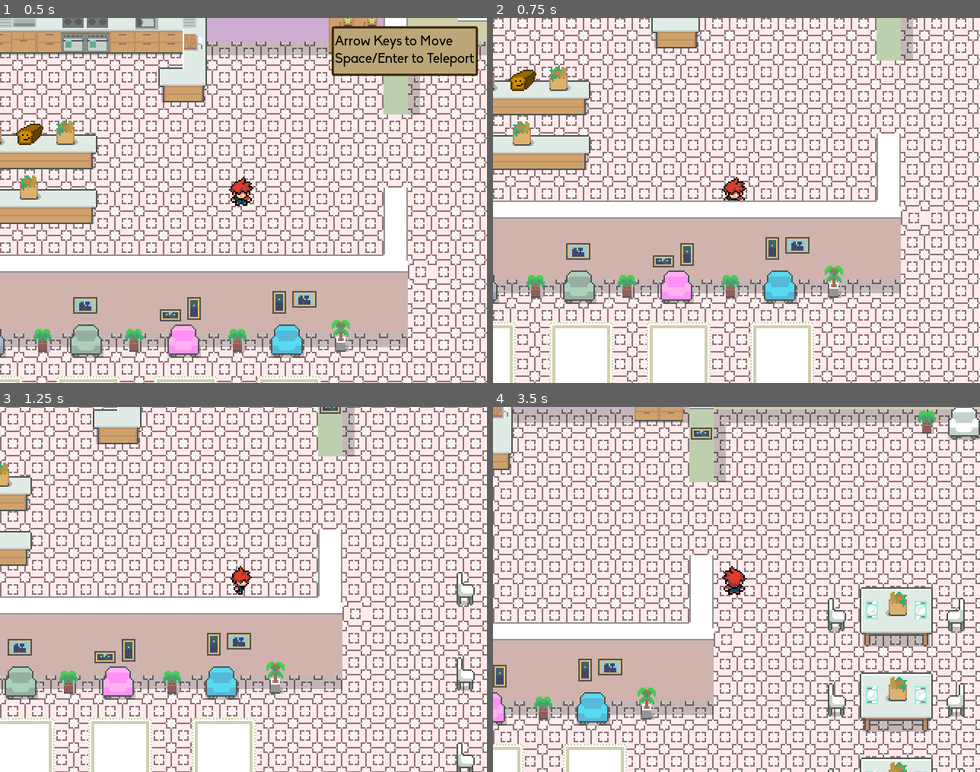
Above: before the commit, frames 1-4 (two rows, left to right).
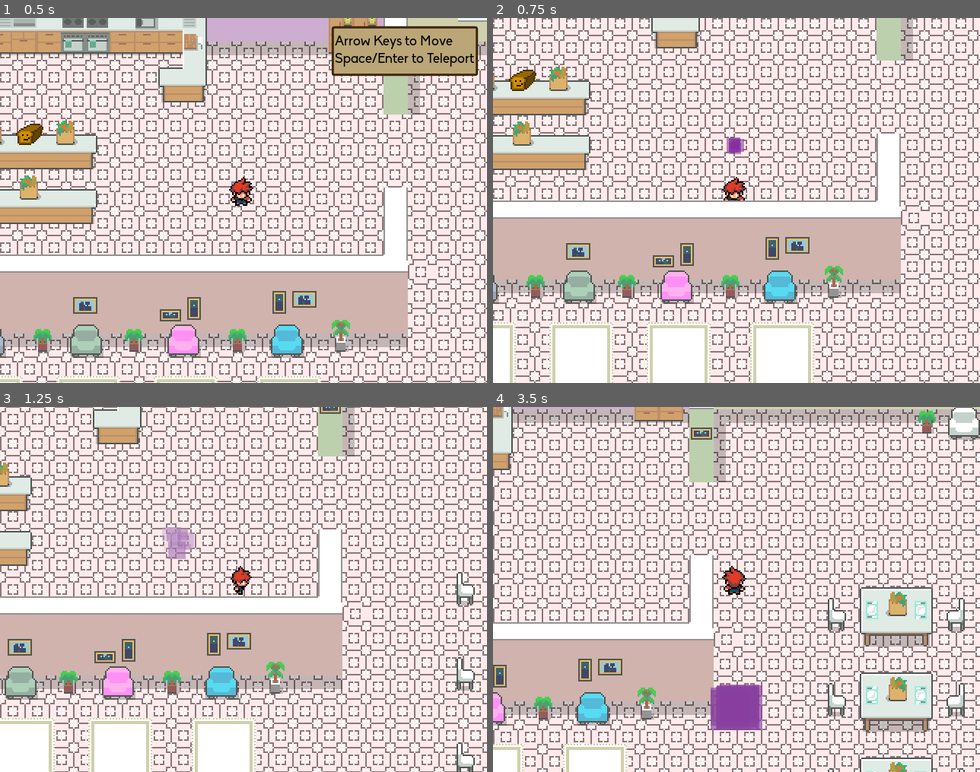
Above: after the commit, the same moments.

Repository: RokaRoka/get-this-bread
Game: Godot game, scene res://Tilemap.tscn
Two runs of this game, one before a commit and one after it. Both use one fixed random seed, a clock stepped at 60 frames per second and the inputs below.
Inputs:
- Up to frame 1 (0.5 s): no input
- Up to frame 2 (0.75 s): tap Enter (ui_accept) at 0.5 s; hold Right (ui_right) from 0.53 s (still down)
- Up to frame 3 (1.25 s): keep holding Right (ui_right); tap Enter (ui_accept) at 0.77 s
- Up to frame 4 (3.5 s): release Right (ui_right) at 1.28 s; hold Down (ui_down) 1.28-2.03 s; tap Enter (ui_accept) at 1.52, 3.02 s; hold Right (ui_right) 2.03-2.78 s; hold Up (ui_up) from 2.78 s (still down)

Frame 1 is identical in both runs. In frame 2, 0.2% of the frame differs, in the area x 47-52%, y 32-38%; in frame 3, 0.5%; in frame 4, 1.3%, in the area x 44-56%, y 76-89%.

Commit message:
Particles fix

Diff:
--- a/Bread/Bread.gd
+++ b/Bread/Bread.gd
@@ -29,7 +29,7 @@
 			if destination + teleportVector == closestPoint and checkInBounds(closestPoint): # try away from player
 				print("nyoom time")
 				destination = closestPoint
-			else:
+			elif checkInBounds(position - teleportDistance):
 				print("I'm behind you :)")
 				destination -= teleportVector
 			#LMAO uh. if we hit else, teleport in place???? cool.
--- a/General/TeleportParticles.tscn
+++ b/General/TeleportParticles.tscn
@@ -9,7 +9,6 @@
 colors = PoolColorArray( 0.517647, 0.180392, 0.623529, 0.513726, 0.54902, 0.298039, 0.627451, 0.752941, 1, 1, 1, 0.0980392 )
 
 [node name="TeleportParticles" type="CPUParticles2D"]
-z_index = -1
 emitting = false
 amount = 10
 lifetime = 0.7
--- a/General/Teleporter.gd
+++ b/General/Teleporter.gd
@@ -19,7 +19,7 @@
 
 func _on_Timer_timeout():
 	var teleparticles = preload("res://General/TeleportParticles.tscn").instance()
-	get_tree().current_scene.add_child(teleparticles)
+	get_tree().current_scene.get_node("YSort").add_child(teleparticles)
 	teleparticles.position = get_parent().position
 	teleparticles.emitting = true
 
Not shown: 30 places in Tilemap.tscn that only renumber resources
